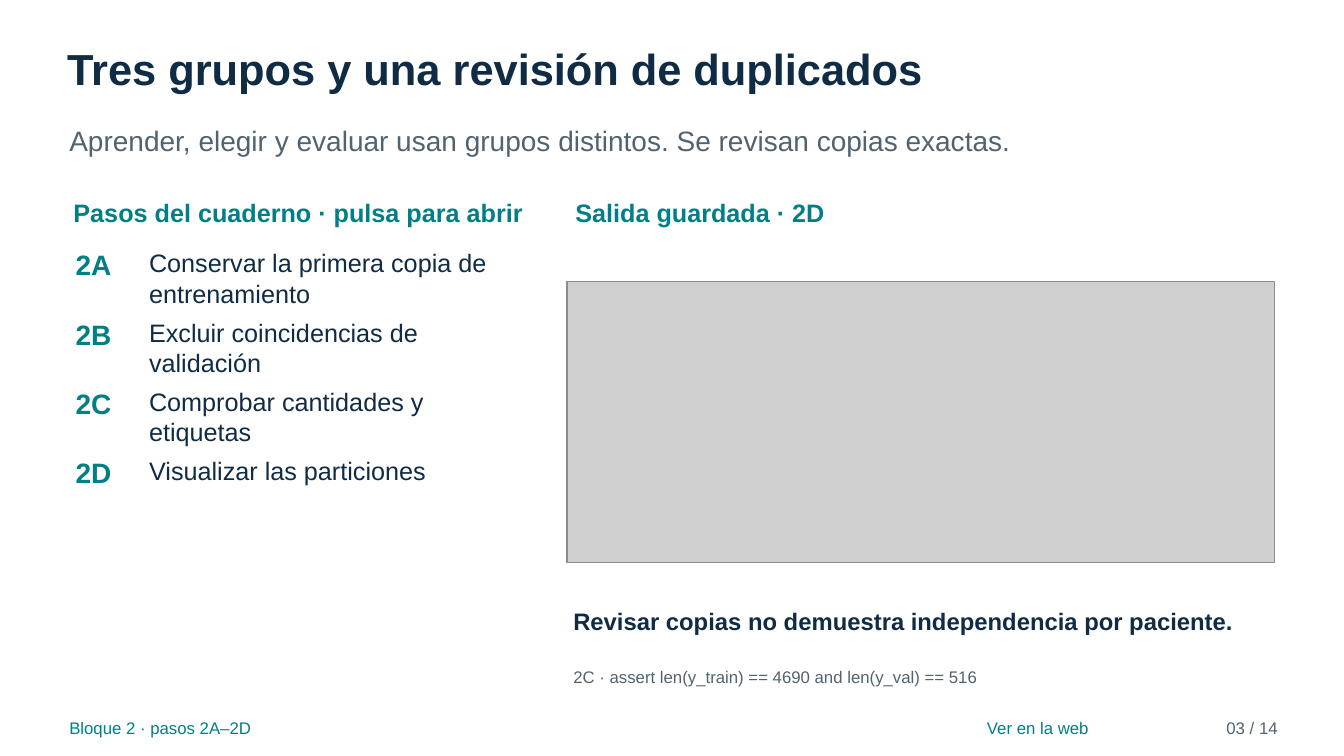
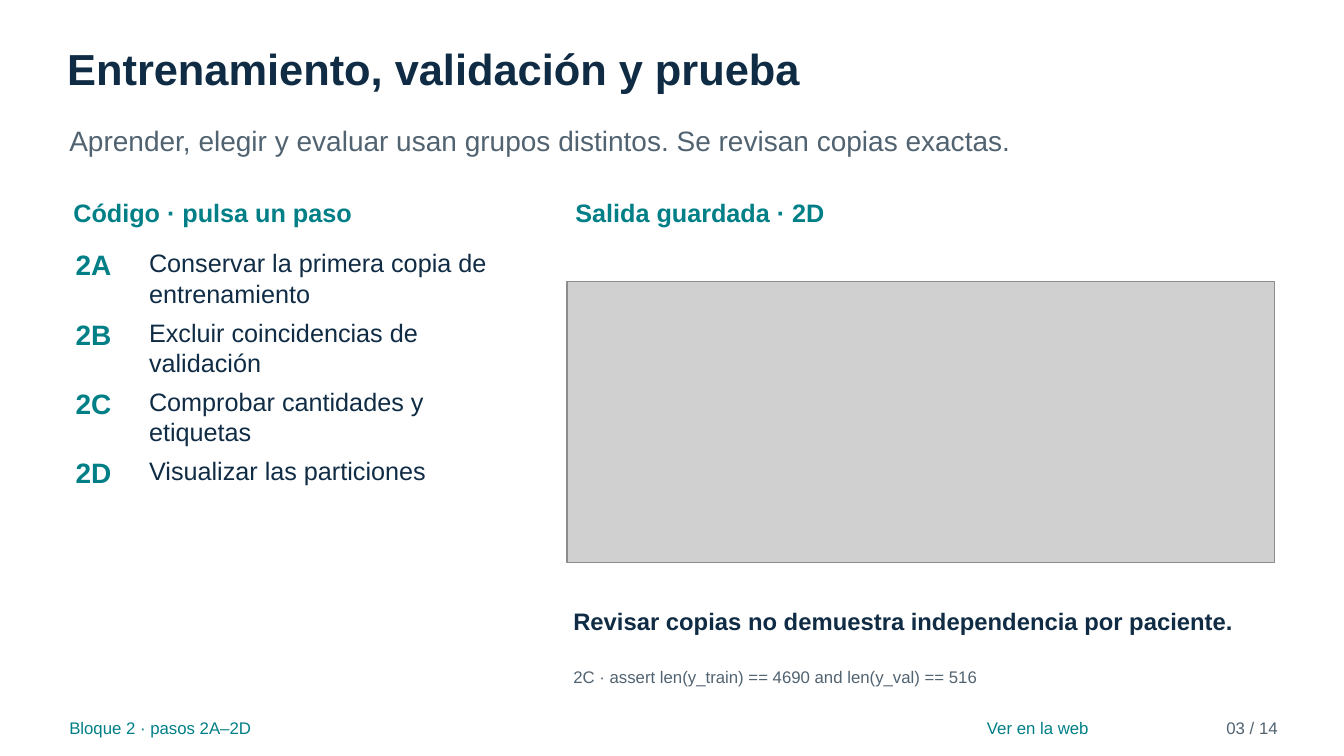
Before and after one commit to FisikMedik/taller-imagenes-medicas-python, a slide deck: slide 3 of Presentacion_modulo_ML.pptx. Drawn at 1344x756 pixels with LibreOffice and Linux fonts; fonts in the diff are those of the drawing; grey boxes stand for pictures. Boxes give left, top, right and bottom in pixels: in the first picture for what was removed or moved away, otherwise in the second. Text is boxed around its words. In the diff, an @@ line names an element or a change of style, - is before the commit and + after.

Commit message:
Explica ML paso a paso y anima el filtro 3×3
Reescribe las explicaciones junto al código, conecta píxeles, pesos y predicción, y usa botones para las demostraciones. Añade un filtro 3×3 con cálculo de cada salida. Elimina agendas y referencias internas repetidas; sincroniza cuadernos, tutorial, manuales, fuentes y presentaciones como documentación del taller realizado el 26 de noviembre a las 13:30 en Honduras.

```diff
--- a/Presentacion_modulo_ML.pptx
+++ b/Presentacion_modulo_ML.pptx
@@ text at (67,53,800,93): text changed @@
-Tres grupos y una revisión de duplicados
+Entrenamiento, validación y prueba
@@ text at (73,203,352,228): text changed @@
-Pasos del cuaderno · pulsa para abrir
+Código · pulsa un paso
```
Also in this commit, not shown: 13 other slides changed, 18 other files.
